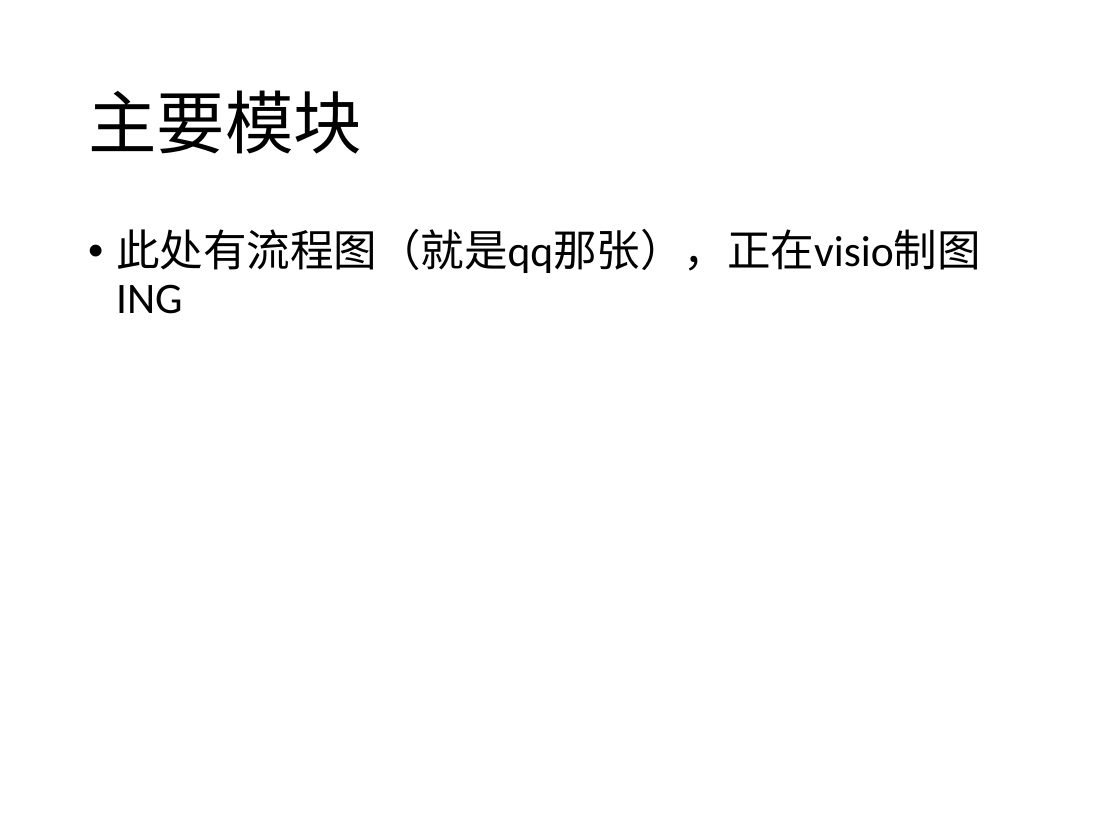
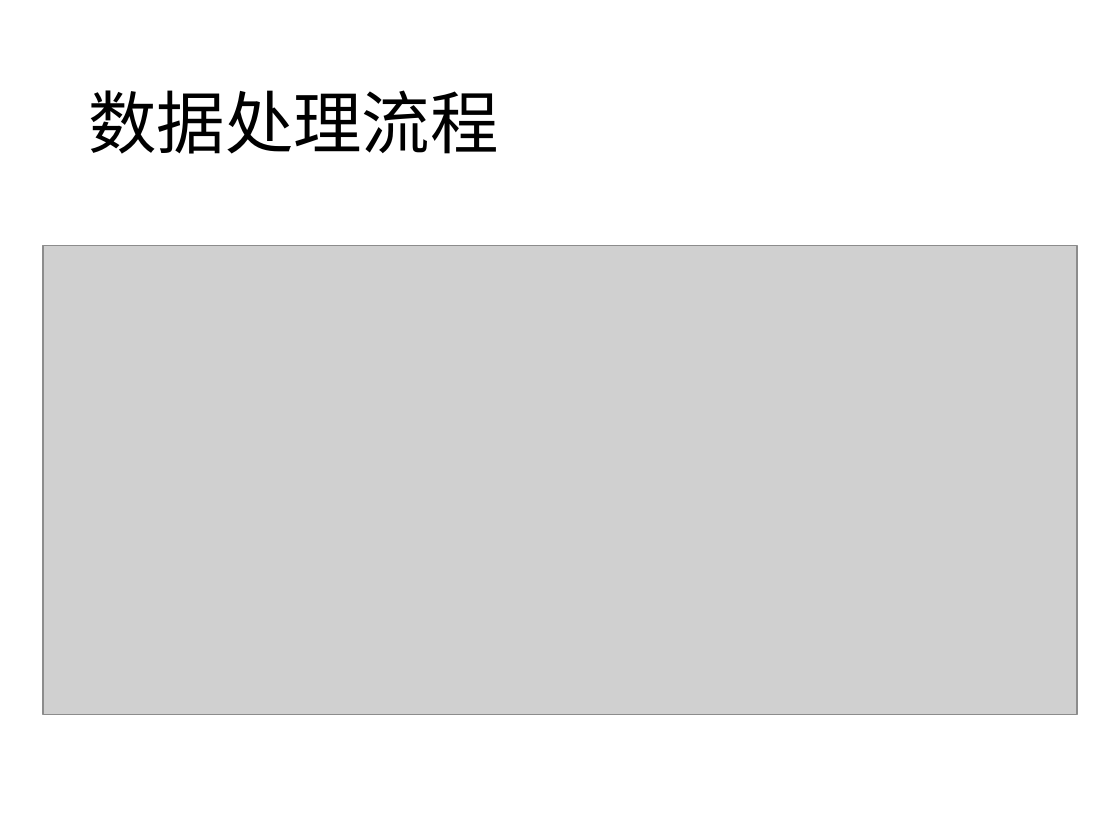
Before and after one commit to eggry/JavaComposer, a slide deck: slide 3 of 立项ppt/基于马尔可夫链的音乐生成器.pptx. Drawn at 1120x840 pixels with LibreOffice and Linux fonts; fonts in the diff are those of the drawing; grey boxes stand for pictures. Boxes give left, top, right and bottom in pixels: in the first picture for what was removed or moved away, otherwise in the second. Text is boxed around its words. In the diff, an @@ line names an element or a change of style, - is before the commit and + after.

```diff
--- a/立项ppt/基于马尔可夫链的音乐生成器.pptx
+++ b/立项ppt/基于马尔可夫链的音乐生成器.pptx
@@ title at <box>88,90,499,154</box>: text changed @@
-主要模块
+数据处理流程
@@ text removed at <box>116,229,981,273</box> @@
-• 此处有流程图（就是qq那张），正在visio制图ING
@@ picture added at <box>43,245,1076,713</box> @@
```
Also in this commit, not shown: 2 other slides changed, 1 slide added, 12 other files.
